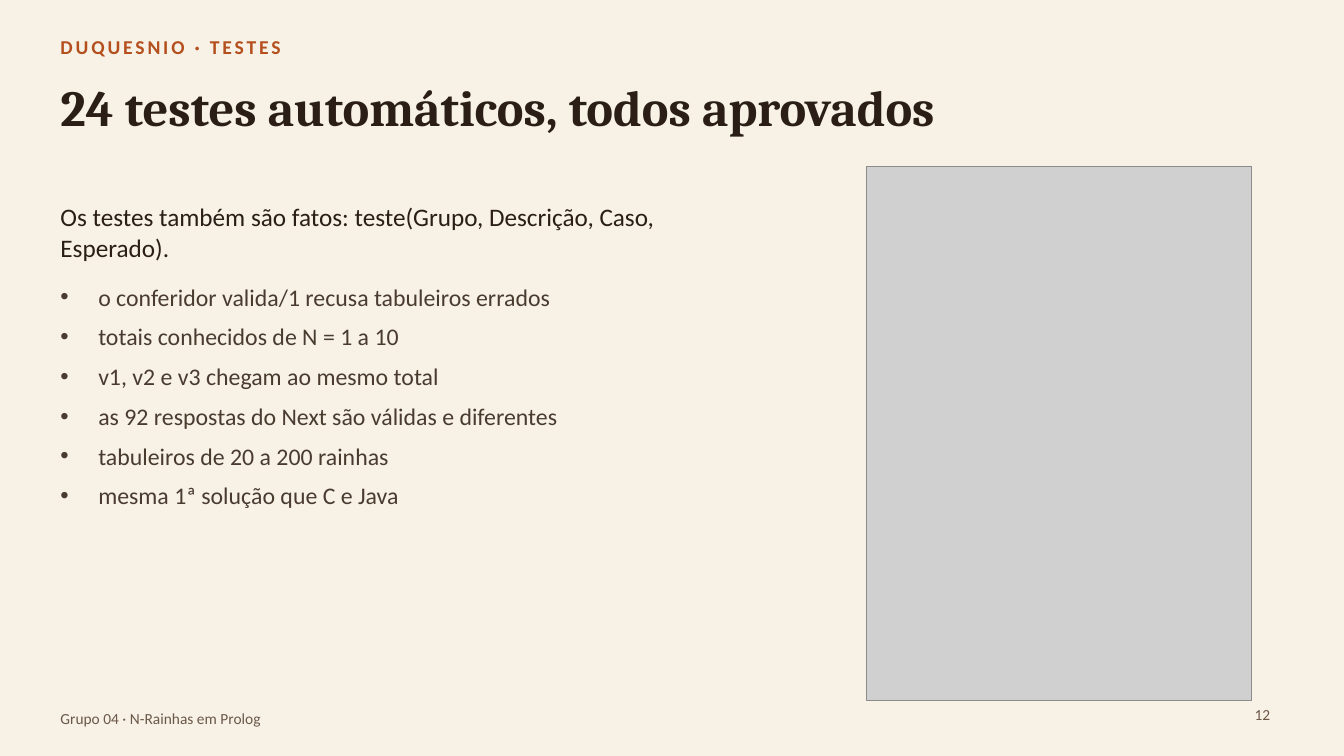
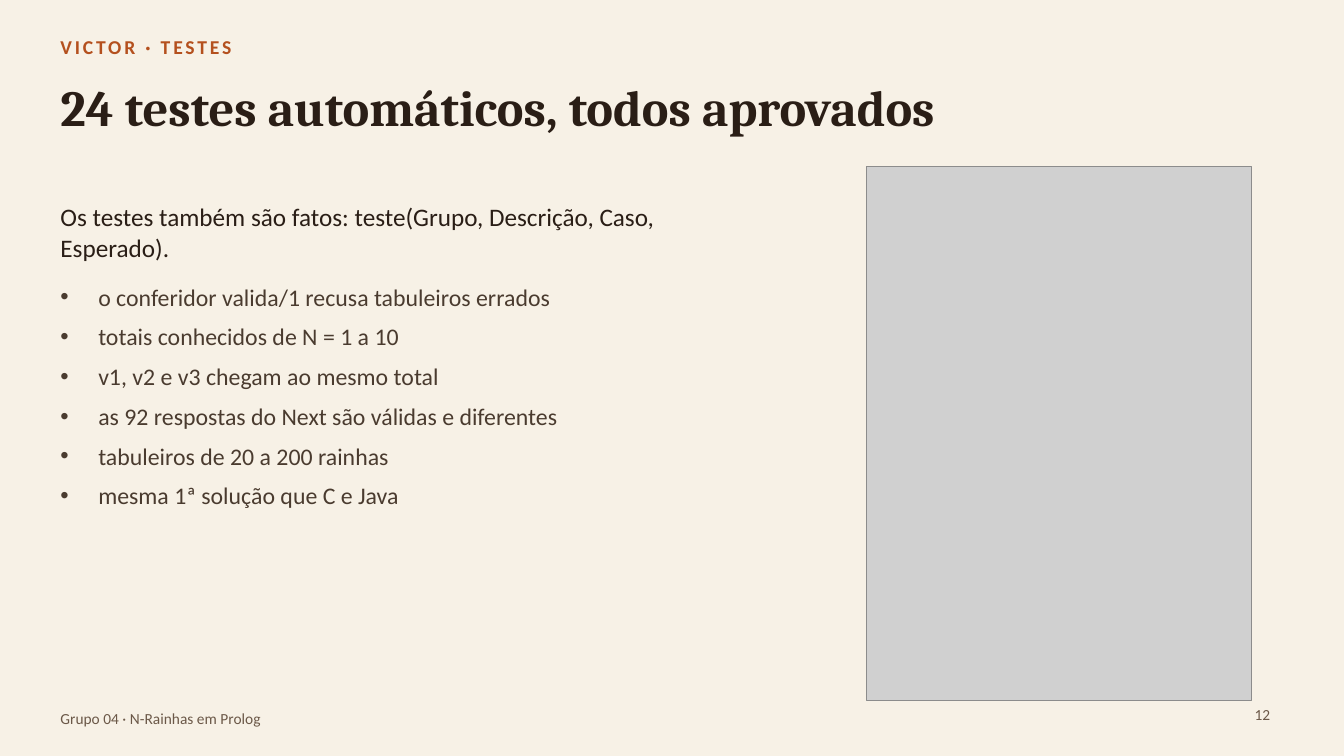
Before and after one commit to Alexandro-Junior/N-rainhas-com-backtracking, a slide deck: slide 12 of slides/Seminario-NRainhas-Grupo04.pptx. Drawn at 1344x756 pixels with LibreOffice and Linux fonts; fonts in the diff are those of the drawing; grey boxes stand for pictures. Boxes give left, top, right and bottom in pixels: in the first picture for what was removed or moved away, otherwise in the second. Text is boxed around its words. In the diff, an @@ line names an element or a change of style, - is before the commit and + after.

```diff
--- a/slides/Seminario-NRainhas-Grupo04.pptx
+++ b/slides/Seminario-NRainhas-Grupo04.pptx
@@ text at bbox=[60, 41, 232, 54]: text changed @@
-DUQUESNIO · TESTES
+VICTOR · TESTES
```
Also in this commit, not shown: 8 other slides changed.
